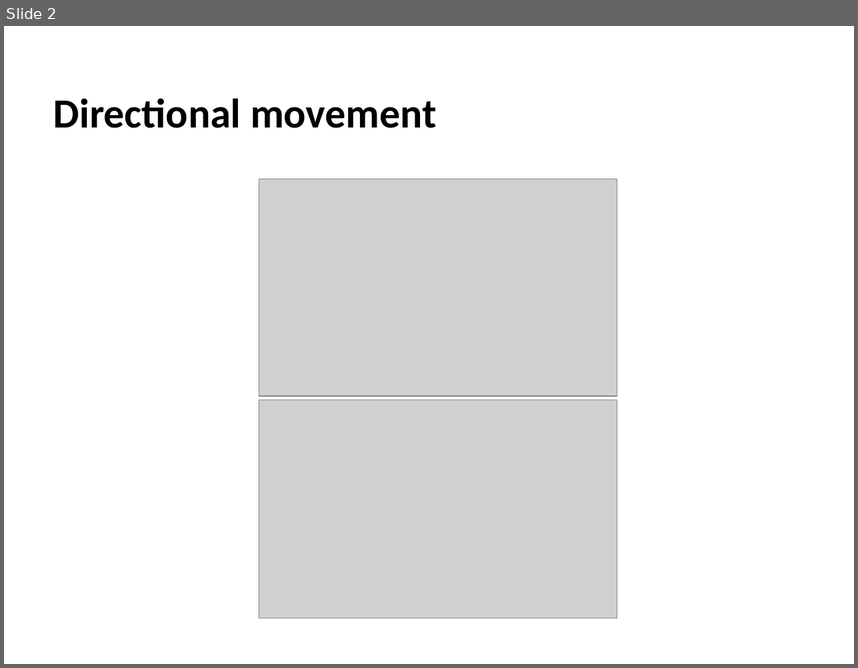
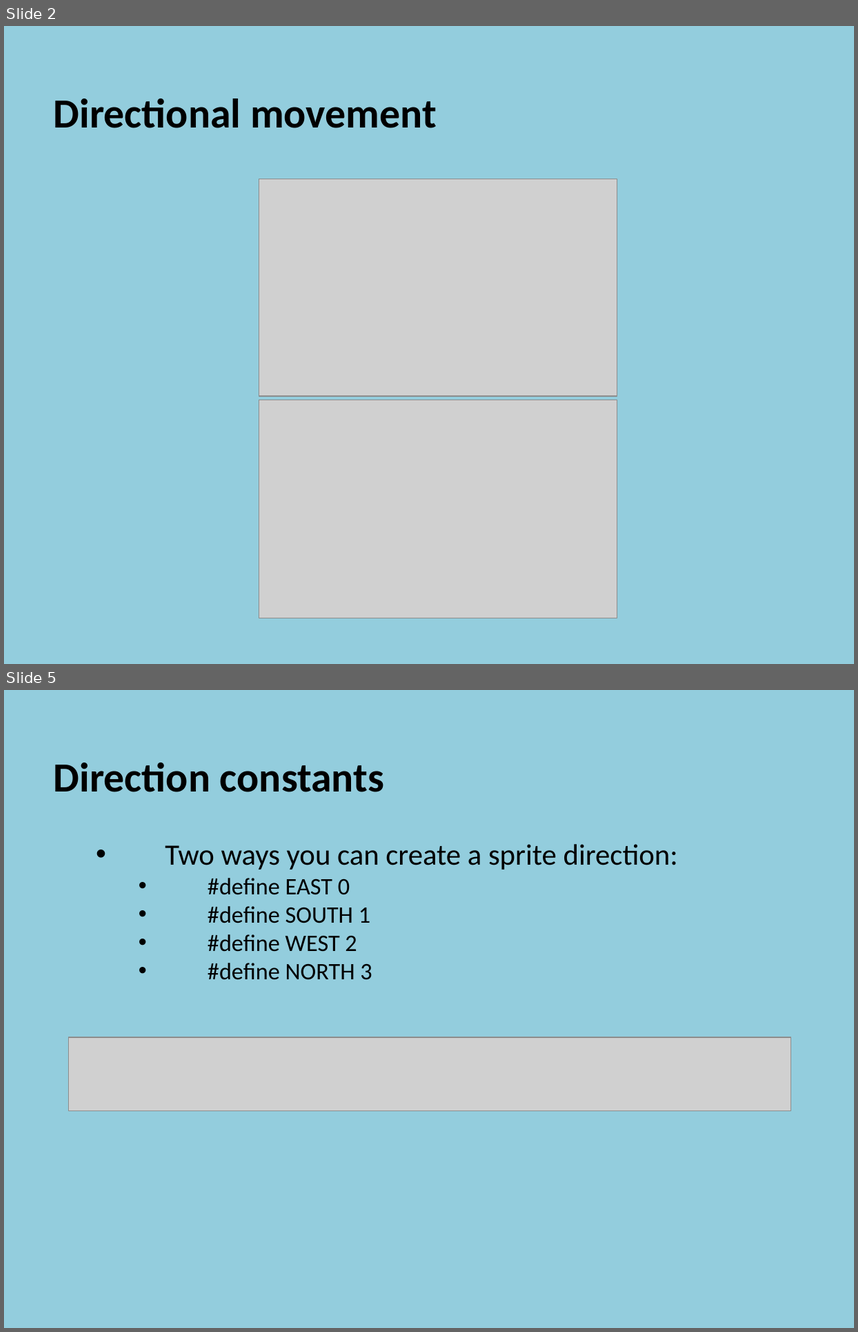
Before and after one commit to szetko/course-materials, a slide deck: Programming 4/05.1 Directional Sprites/05.1 Directional Sprites.pptx. Shown one above the other, each under a label of ours: slide 2 before the commit, slides 2 and 5 after it; the slides between them are not shown. The pictures are 858x668 and 858x1332 pixels, drawn with LibreOffice and Linux fonts; fonts in the diff are those of the drawing; grey boxes stand for pictures. Boxes give left, top, right and bottom in pixels: in the first picture for what was removed or moved away, otherwise in the second. Text is boxed around its words. In the diff, an @@ line names an element or a change of style, - is before the commit and + after.

Commit message:
Update 05.1 Directional Sprites PP

```diff
--- a/Programming 4/05.1 Directional Sprites/05.1 Directional Sprites.pptx
+++ b/Programming 4/05.1 Directional Sprites/05.1 Directional Sprites.pptx
@@ slide 5 added at box(4, 690, 854, 1328), background #93CDDD @@
@@ text added at box(54, 762, 678, 980), 20 pt, text #000000 @@
+  Direction constants
+    • Two ways you can create a sprite direction:
+      • #define EAST 0
+      • #define SOUTH 1
+      • #define WEST 2
+      • #define NORTH 3
@@ picture added at box(69, 1037, 791, 1111) @@
@@ slide 2 changed as well @@
@@ background #FFFFFF to #93CDDD @@
```
Also in this commit, not shown: 1 other slide changed, 14 other slides added, 1 slide removed.
